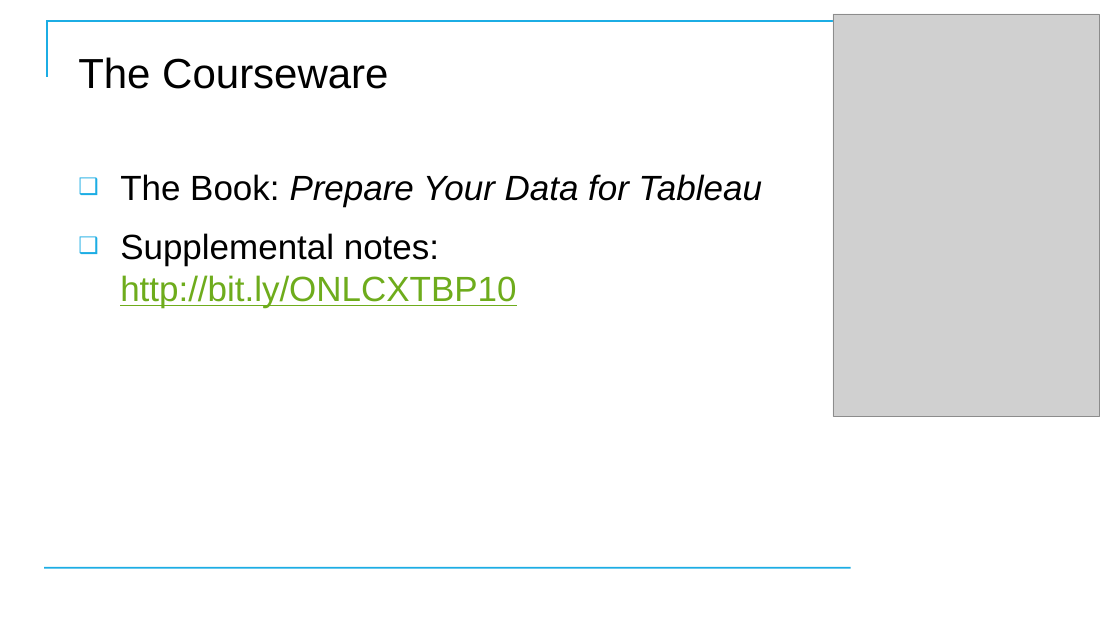
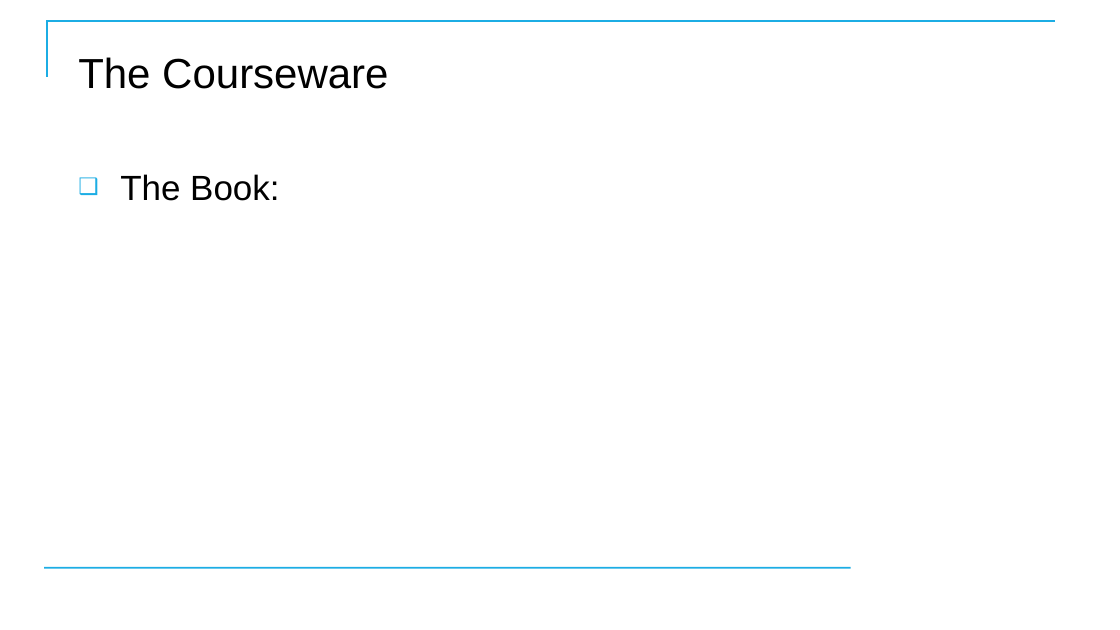
Before and after one commit to CostelloTechnicalConsulting/XGHDEV, a slide deck: slide 5 of ppt/XGHDEV.pptx. Drawn at 1120x630 pixels with LibreOffice and Linux fonts; fonts in the diff are those of the drawing; grey boxes stand for pictures; background and template pictures are left out. Boxes give left, top, right and bottom in pixels: in the first picture for what was removed or moved away, otherwise in the second. Text is boxed around its words. In the diff, an @@ line names an element or a change of style, - is before the commit and + after.

```diff
--- a/ppt/XGHDEV.pptx
+++ b/ppt/XGHDEV.pptx
@@ picture removed at box(833, 14, 1100, 417) @@
@@ text at box(120, 174, 279, 201): text changed @@
-❑ The Book: Prepare Your Data for Tableau
-❑ Supplemental notes: http://bit.ly/ONLCXTBP10
+❑ The Book:
```
Also in this commit, not shown: 4 other slides changed, 86 slides added, 101 slides removed.
